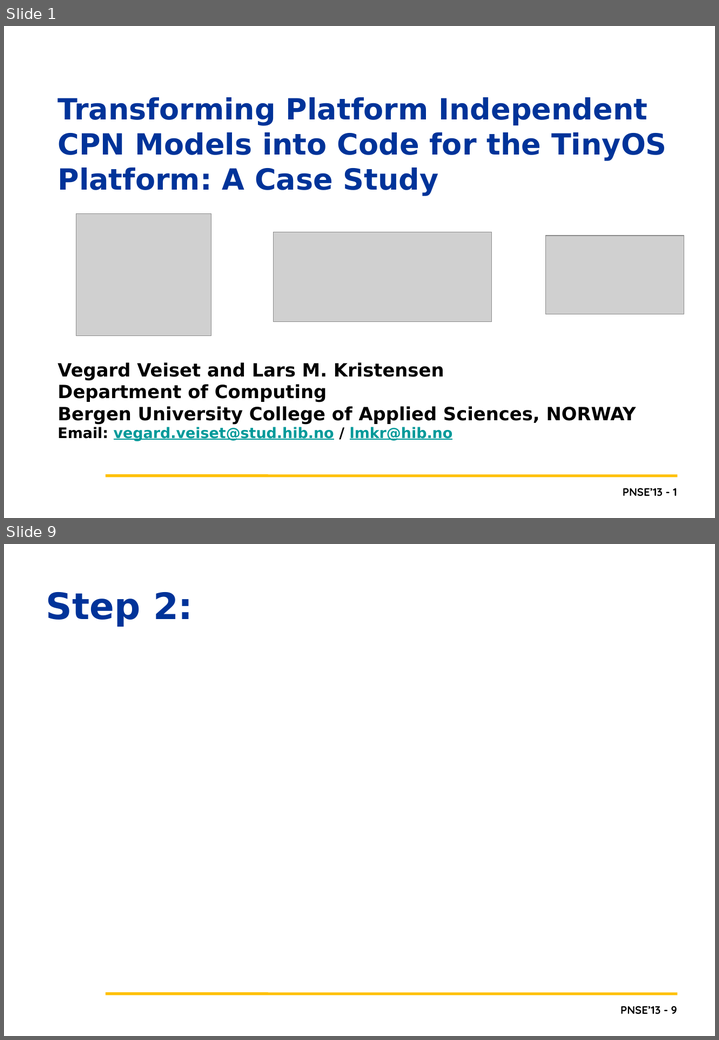
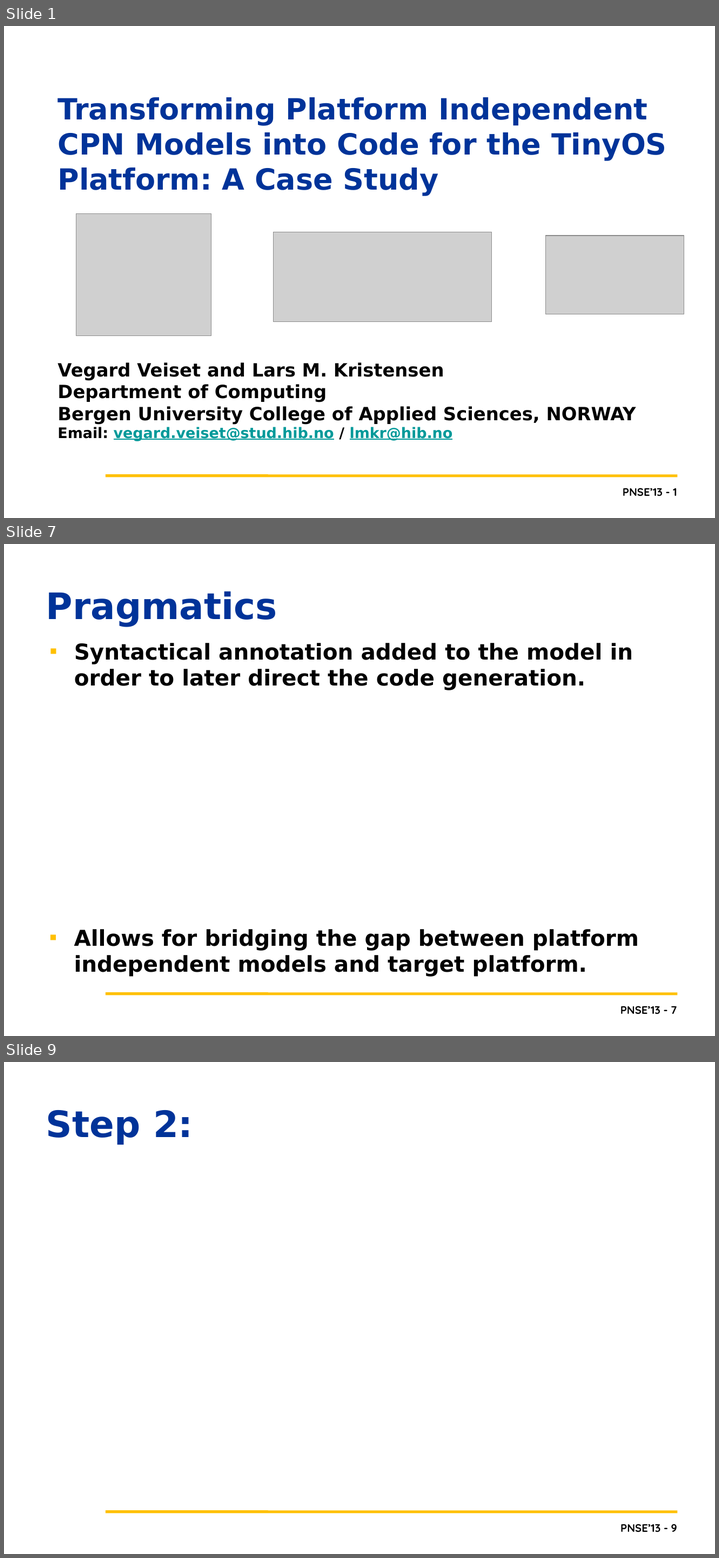
Before and after one commit to lmkr/pnse13roll, a slide deck: LMKPNSE2013.pptx. Shown one above the other, each under a label of ours: slides 1 and 9 before the commit, slides 1, 7 and 9 after it; the slides between them are not shown. The pictures are 719x1040 and 719x1558 pixels, drawn with LibreOffice and Linux fonts; fonts in the diff are those of the drawing; grey boxes stand for pictures; background and template pictures are left out. Boxes give left, top, right and bottom in pixels: in the first picture for what was removed or moved away, otherwise in the second. Text is boxed around its words. In the diff, an @@ line names an element or a change of style, - is before the commit and + after.

```diff
--- a/LMKPNSE2013.pptx
+++ b/LMKPNSE2013.pptx
@@ slide 7 added at [4,544,715,1036], background #FFFFFF; not listed: 2 template elements that a slide beside it also shows @@
@@ title added at [46,591,277,627], 40 pt, text #003399, bold @@
+Pragmatics
@@ text added at [74,643,633,690], 24 pt, text #000000, bold @@
+▪ Syntactical annotation added to the model in order to later direct the code generation.
@@ text added at [74,929,638,977], 24 pt, text #000000, bold @@
+▪ Allows for bridging the gap between platform independent models and target platform.
```
Also in this commit, not shown: 6 slides changed, 1 other slide added, 2 slides removed, 1 other file.
